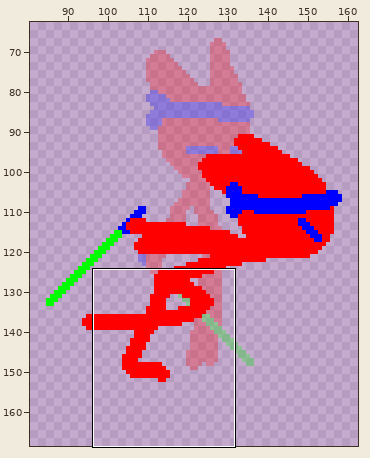
File history of a pixel-art file, sprites/unno.aseprite. Above: a wide view before the commit, with the close-up outlined.
Close-up. The starting point:
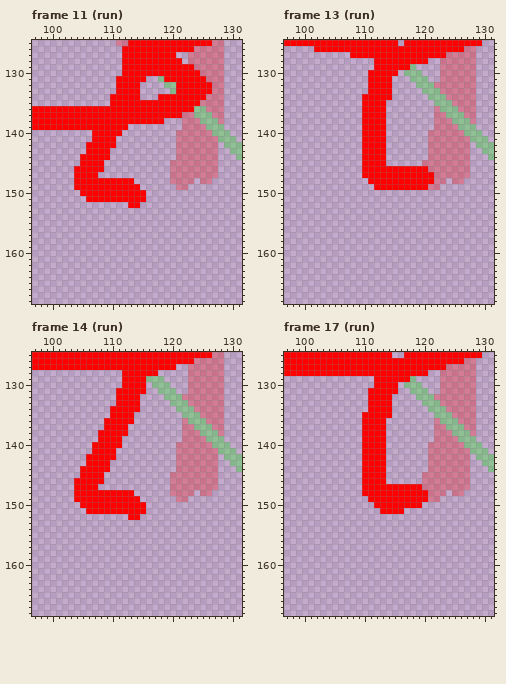
250x205 pixels, 43 frames. Shown: frame 11 (run): x 97..131, y 125..168; frame 13 (run): x 97..131, y 125..168; frame 14 (run): x 97..131, y 125..168; frame 17 (run): x 97..131, y 125..168. The wide view leaves out empty margins.
The same view after the edit:
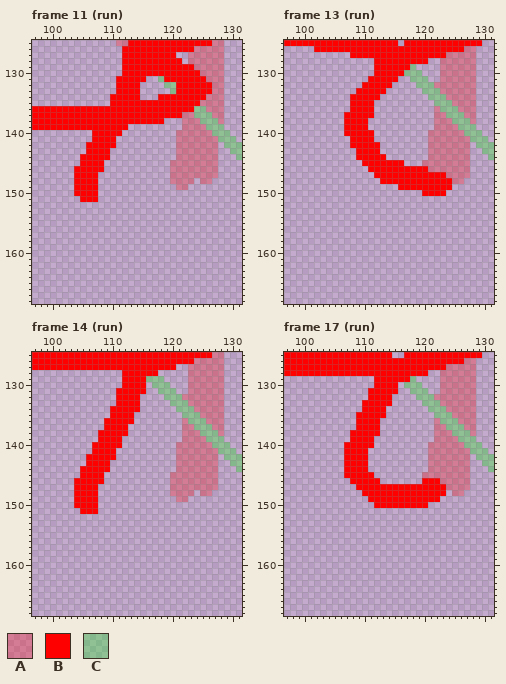
Palette (. is transparent): A #ff000045  B #ff0000  C #00ff0045
The exact change:
Frame 11 (run), layer "Layer 3":
y 148: x 108..113 BBBBBB -> ......
y 149: x 108..114 BBBBBBB -> .......
y 150: x 104 . -> B; x 108..115 BBBBBBBB -> ........
y 151: x 105 . -> B; x 108..115 BBBBBBBB -> ........
y 152: x 113..114 BB -> ..
Frame 13 (run), layer "Layer 3":
y 130: x 111 B -> .; x 116 . -> B
y 131: x 115 . -> B
y 132: x 110 . -> B
y 133: x 109..110 .. -> BB; x 114 B -> .
y 134: x 108..109 .. -> BB; x 113..114 BB -> ..
y 135..136: x 108..109 .. -> BB; x 112..113 BB -> ..
y 137: x 107..109 ... -> BBB; x 112..113 BB -> ..
y 138..139: x 107..109 ... -> BBB; x 111..113 BBB -> ...
y 140: x 107..109 ... -> BBB; x 112..113 BB -> ..
y 141: x 108..109 .. -> BB; x 112..113 BB -> ..
y 142: x 108..109 .. -> BB; x 113 B -> .
y 143: x 109 . -> B; x 113 B -> .
y 144: x 109 . -> B
y 145: x 114..116 ... -> BBB
y 146: x 110 B -> .
y 147: x 110..111 BB -> ..; x 122..123 AA -> BB
y 148: x 111..112 BB -> ..; x 122..124 AA. -> BBB
y 149: x 112..115 BBBB -> ....; x 121..124 AA.. -> BBBB
y 150: x 120..123 .... -> BBBB
Frame 14 (run), layer "Layer 3": the same change as frame 11 (run)
Frame 17 (run), layer "Layer 3":
y 133: x 110 . -> B
y 134: x 110 . -> B; x 114 B -> .
y 135: x 109 . -> B; x 114 B -> .
y 136..137: x 109 . -> B; x 113 B -> .
y 138: x 108..109 .. -> BB; x 113 B -> .
y 139: x 108..109 .. -> BB; x 112..113 BB -> ..
y 140: x 107..109 ... -> BBB; x 112..113 BB -> ..
y 141..144: x 107..109 ... -> BBB; x 111..113 BBB -> ...
y 145: x 107..109 ... -> BBB; x 112..113 BB -> ..
y 146: x 108..109 .. -> BB; x 113 B -> .; x 120..122 AAA -> BBB
y 147: x 109 . -> B; x 120..123 AAAA -> BBBB
y 148: x 121..123 AAA -> BBB
y 149: x 121..122 AA -> BB
y 150: x 120 . -> B
y 151: x 113..116 BBBB -> ....
